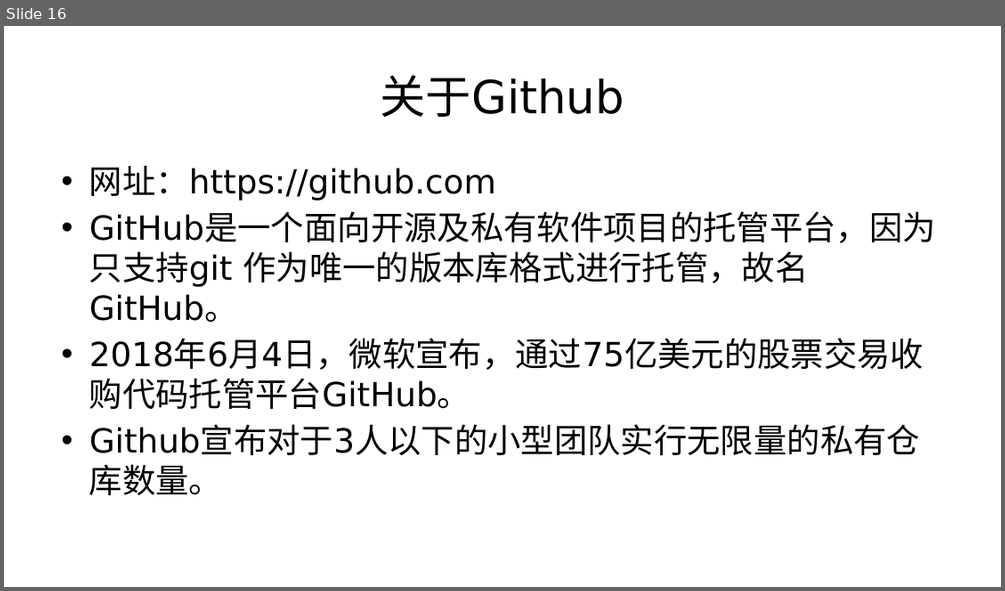
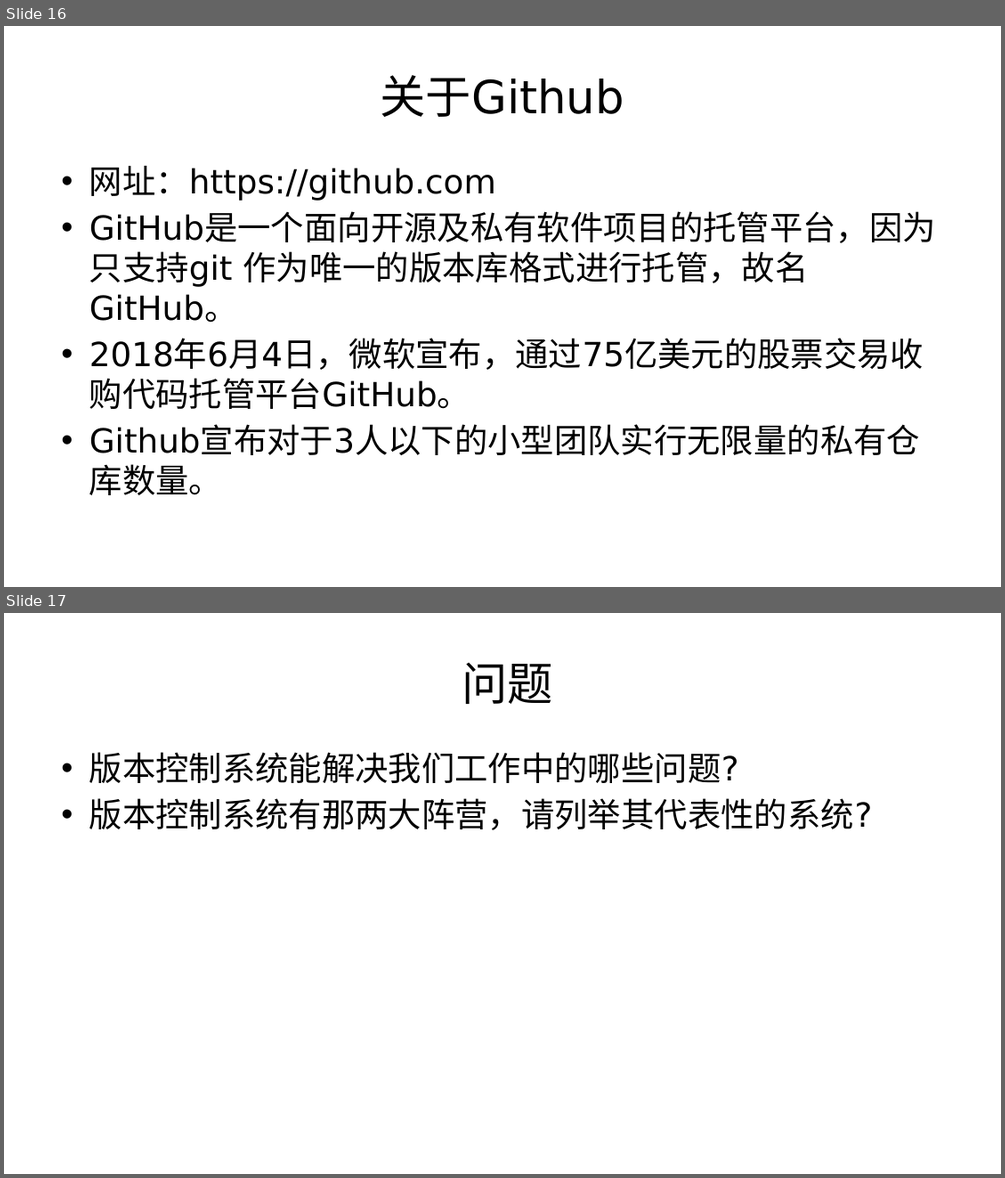
Before and after one commit to Sdear/LectureNotes, a slide deck: 专题/版本控制那些事.pptx. Shown one above the other, each under a label of ours: slide 16 before the commit, slides 16 and 17 after it. The pictures are 1005x591 and 1005x1178 pixels, drawn with LibreOffice and Linux fonts; fonts in the diff are those of the drawing; background and template pictures are left out. Boxes give left, top, right and bottom in pixels: in the first picture for what was removed or moved away, otherwise in the second. Text is boxed around its words. In the diff, an @@ line names an element or a change of style, - is before the commit and + after.

```diff
--- a/专题/版本控制那些事.pptx
+++ b/专题/版本控制那些事.pptx
@@ slide 17 added at <box>4,613,1001,1174</box>, background #FFFFFF @@
@@ title added at <box>461,663,553,704</box>, 44 pt, text #000000 @@
+问题
@@ text added at <box>89,752,873,830</box>, 32 pt, text #000000 @@
+• 版本控制系统能解决我们工作中的哪些问题?
+• 版本控制系统有那两大阵营，请列举其代表性的系统?
```
Also in this commit, not shown: 16 other slides added, 1 other file.
